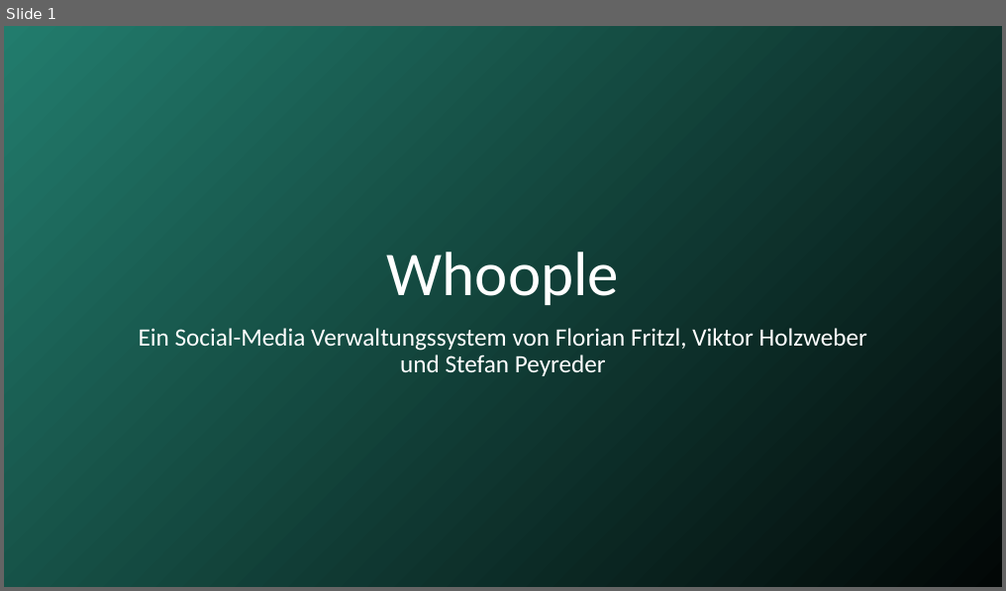
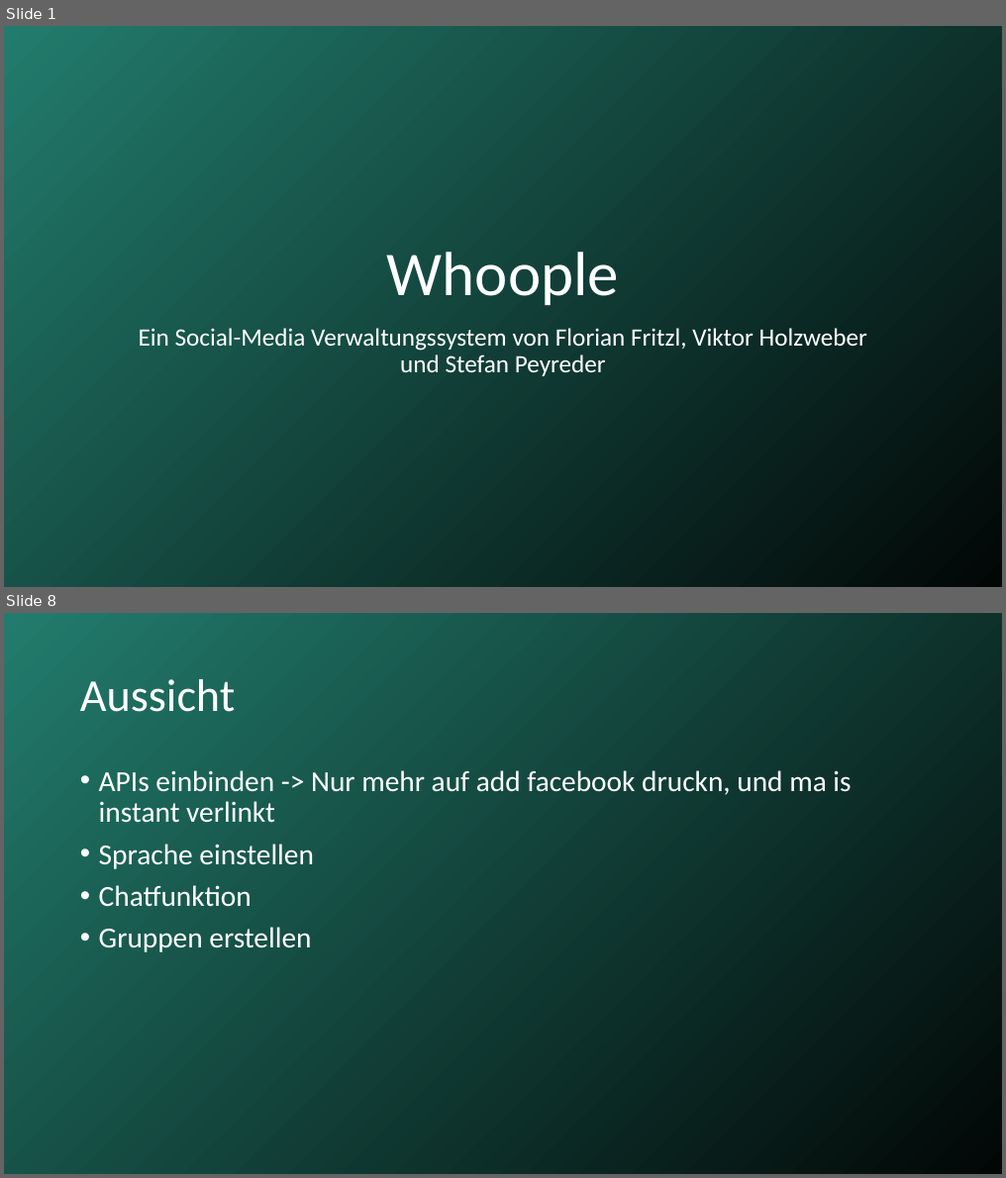
Before and after one commit to Florian-Fritzl-FH-Hagenberg/whoopleFH, a slide deck: pro3praes.pptx. Shown one above the other, each under a label of ours: slide 1 before the commit, slides 1 and 8 after it; the slides between them are not shown. The pictures are 1006x591 and 1006x1178 pixels, drawn with LibreOffice and Linux fonts; fonts in the diff are those of the drawing. Boxes give left, top, right and bottom in pixels: in the first picture for what was removed or moved away, otherwise in the second. Text is boxed around its words. In the diff, an @@ line names an element or a change of style, - is before the commit and + after.

Commit message:
bissl fü presentation -> muas nur mehr sche gmocht wean

```diff
--- a/pro3praes.pptx
+++ b/pro3praes.pptx
@@ slide 8 added at [4,613,1002,1174], background gradient #227C6D to #020706 @@
@@ title added at [80,679,235,712], 44 pt, text #FFFFFF @@
+Aussicht
@@ text added at [99,770,850,953], 28 pt, text #FFFFFF @@
+• APIs einbinden -> Nur mehr auf add facebook druckn, und ma is instant verlinkt
+• Sprache einstellen
+• Chatfunktion
+• Gruppen erstellen
```
Also in this commit, not shown: 2 slides changed, 5 other slides added, 5 slides removed.
